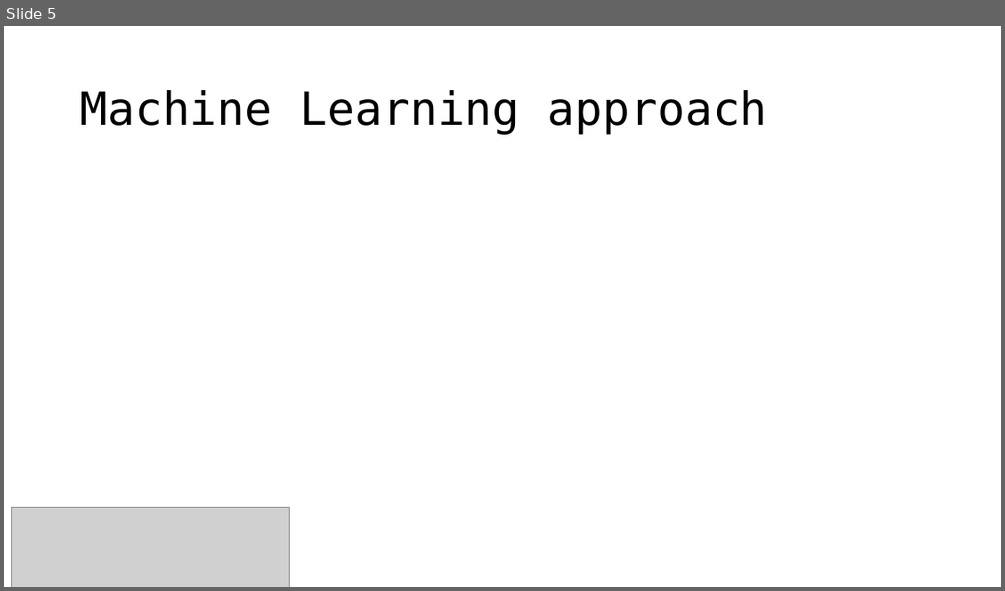
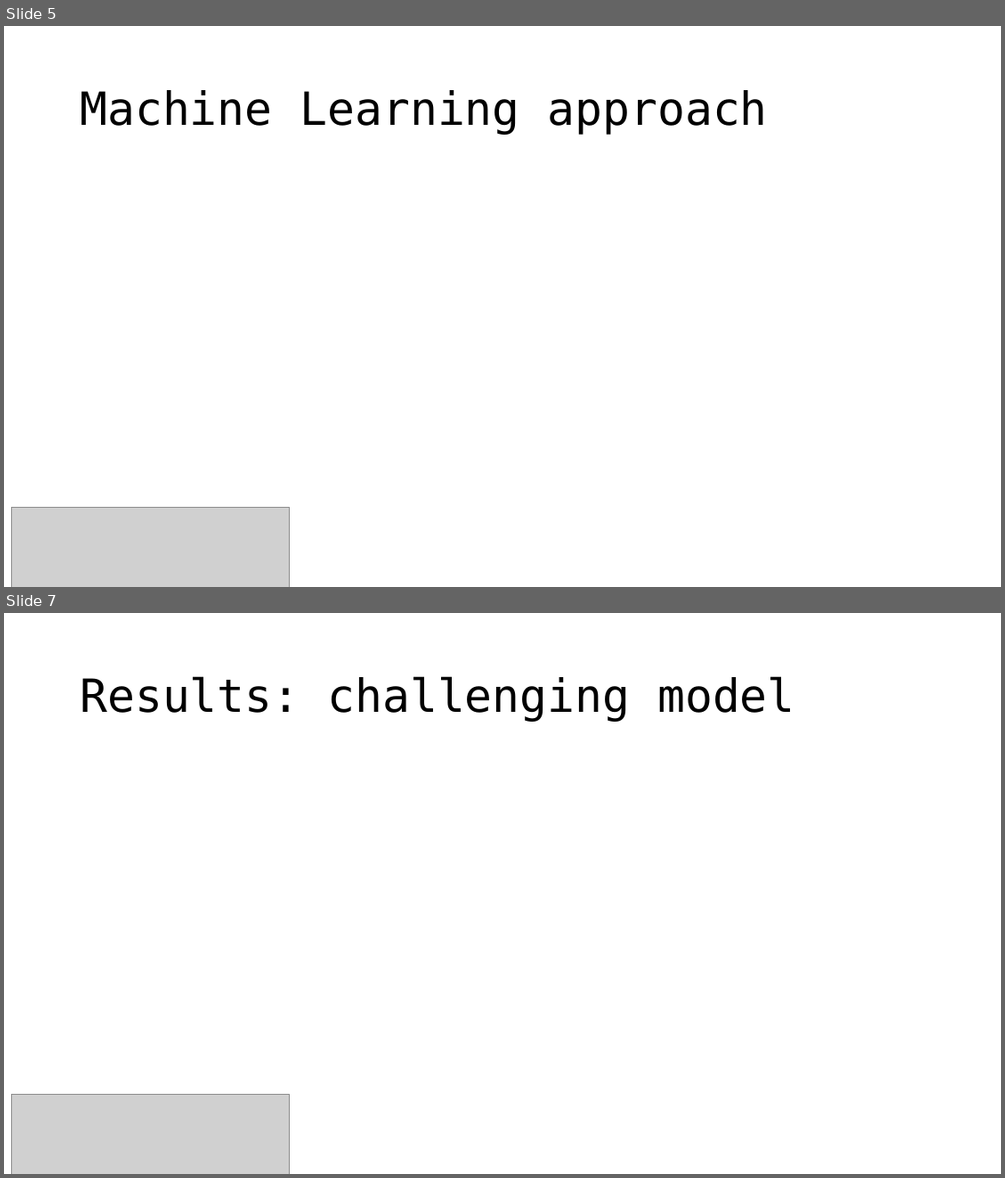
Before and after one commit to Strojove-uceni/final-projects-i_am_not_a_robot, a slide deck: Final_presentation_draft.pptx. Shown one above the other, each under a label of ours: slide 5 before the commit, slides 5 and 7 after it; the slides between them are not shown. The pictures are 1005x591 and 1005x1178 pixels, drawn with LibreOffice and Linux fonts; fonts in the diff are those of the drawing; grey boxes stand for pictures. Boxes give left, top, right and bottom in pixels: in the first picture for what was removed or moved away, otherwise in the second. Text is boxed around its words. In the diff, an @@ line names an element or a change of style, - is before the commit and + after.

```diff
--- a/Final_presentation_draft.pptx
+++ b/Final_presentation_draft.pptx
@@ slide 7 added at box(4, 613, 1001, 1174), background #FFFFFF @@
@@ title added at box(80, 676, 794, 721), 44 pt, text #000000 @@
+Results: challenging model
@@ picture added at box(11, 1094, 289, 1174) @@
```
Also in this commit, not shown: 2 slides changed, 2 other slides added, 1 slide removed.
